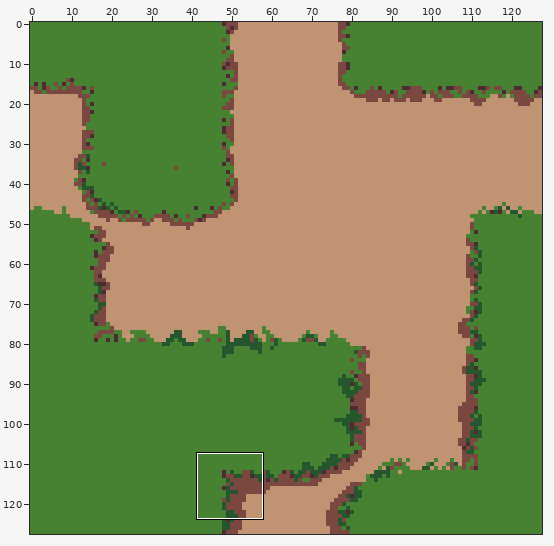
One commit to this pixel-art file: Assets/Tiles.aseprite. Above, an overview of the earlier version with the close-up marked.
Close-up. As it was:
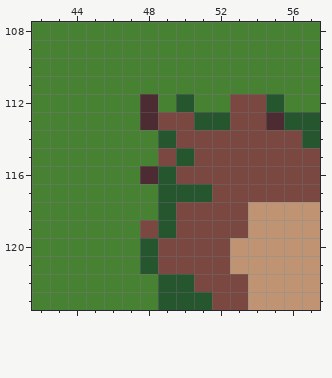
128x128 pixels, 1 frame. Shown: x 42..57, y 108..123. The commit also changed other parts of the picture, which this record leaves out.
Once edited:
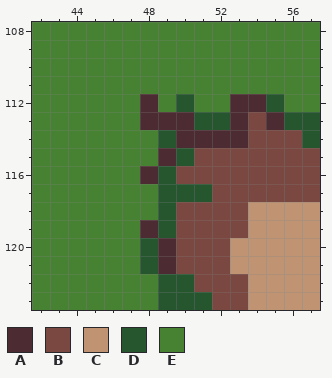
Palette (. is transparent): A #4d2b32  B #7a4841  C #c09473  D #25562e  E #468232
What changed:
Changed rows in their new state; - is an unchanged pixel.
first column x 49:
112 ----AA
113 AA--A-
114 -AAAA-
115 A-----
first column x 48:
119 A-
120 -A
121 -A
